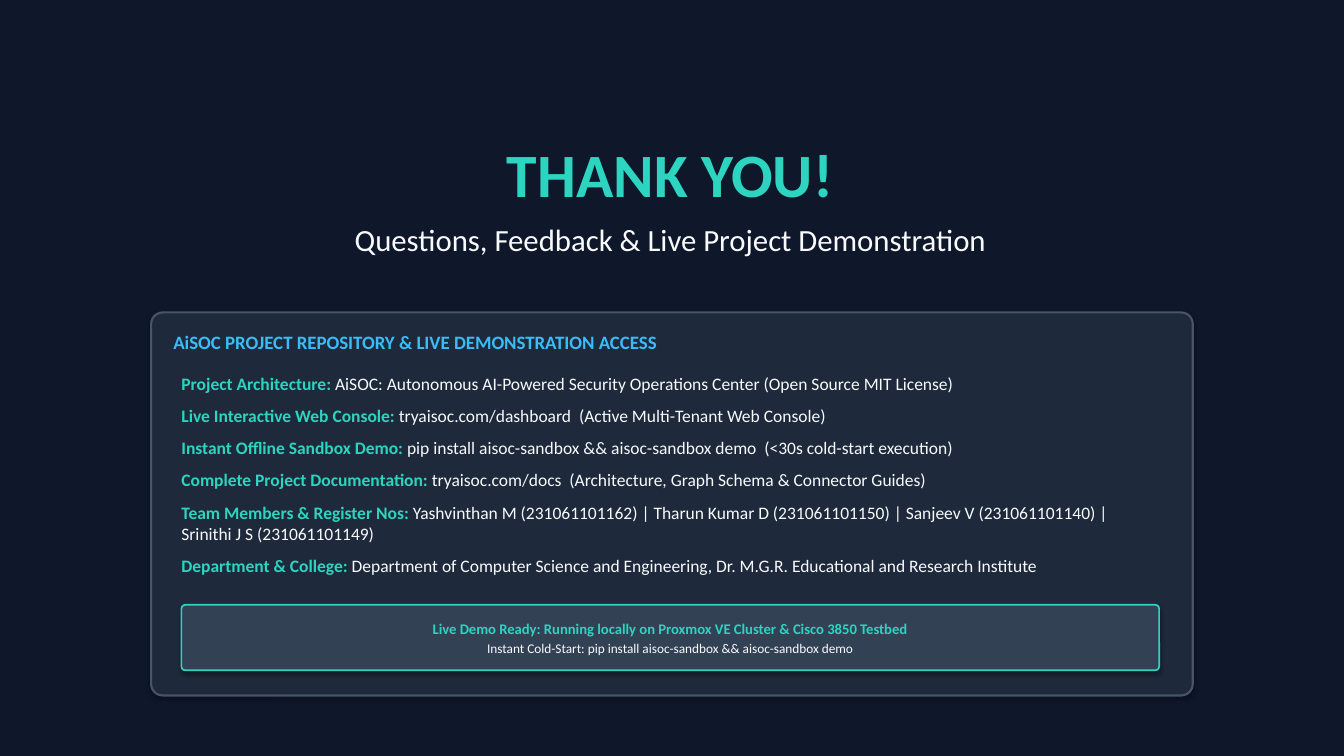
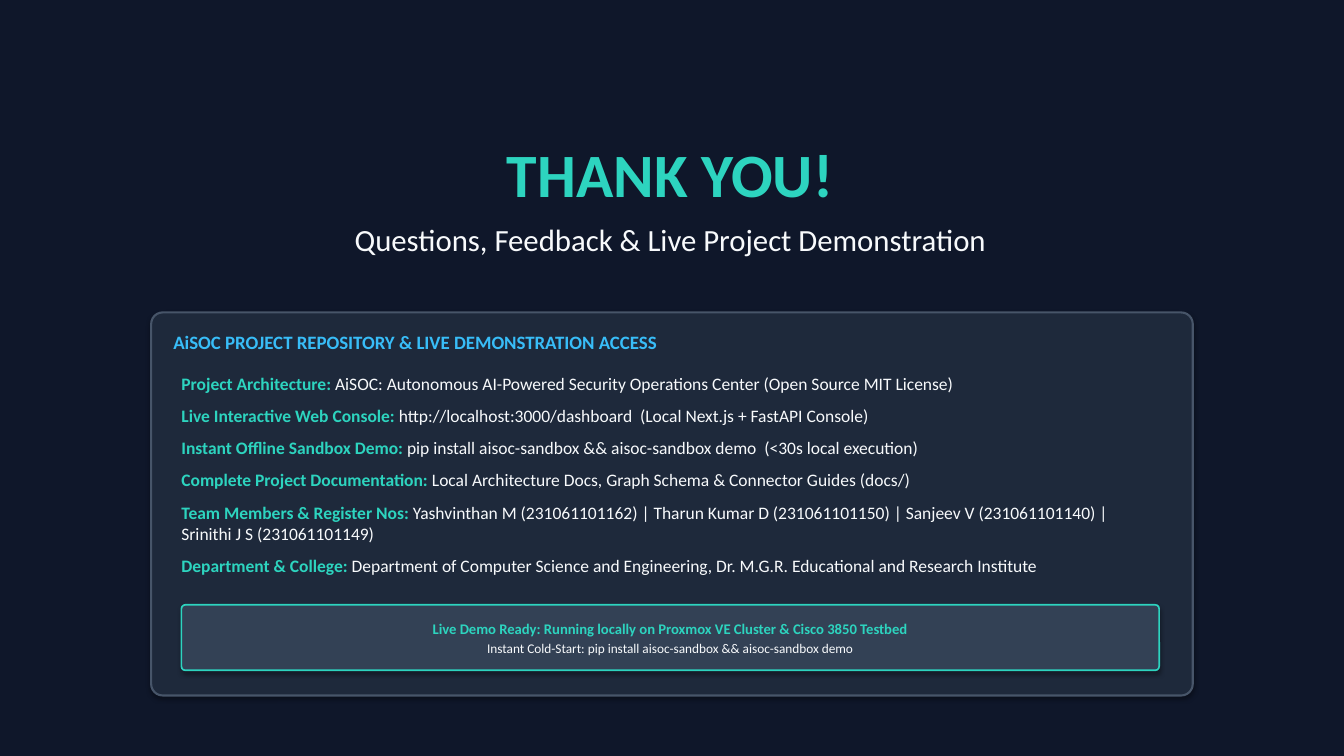
Before and after one commit to yashvinthan/aisoc, a slide deck: slide 20 of AiSOC_Mini_Project_Presentation.pptx. Drawn at 1344x756 pixels with LibreOffice and Linux fonts; fonts in the diff are those of the drawing. Boxes give left, top, right and bottom in pixels: in the first picture for what was removed or moved away, otherwise in the second. Text is boxed around its words. In the diff, an @@ line names an element or a change of style, - is before the commit and + after.

Commit message:
Update presentation and scripts to use local URLs (localhost:3000/dashboard) instead of domain

```diff
--- a/AiSOC_Mini_Project_Presentation.pptx
+++ b/AiSOC_Mini_Project_Presentation.pptx
@@ text at bbox=[181, 409, 918, 489]: text changed @@
-Live Interactive Web Console: tryaisoc.com/dashboard (Active Multi-Tenant Web Console)
-Instant Offline Sandbox Demo: pip install aisoc-sandbox && aisoc-sandbox demo (<30s cold-start execution)
-Complete Project Documentation: tryaisoc.com/docs (Architecture, Graph Schema & Connector Guides)
+Live Interactive Web Console: http://localhost:3000/dashboard (Local Next.js + FastAPI Console)
+Instant Offline Sandbox Demo: pip install aisoc-sandbox && aisoc-sandbox demo (<30s local execution)
+Complete Project Documentation: Local Architecture Docs, Graph Schema & Connector Guides (docs/)
```
Also in this commit, not shown: 5 other files.
